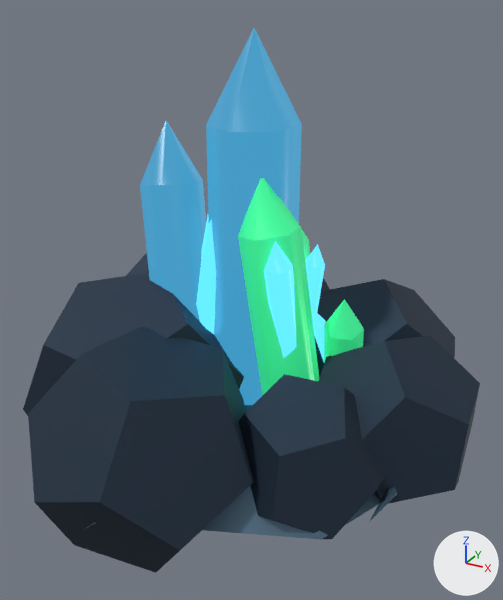
Two versions of the glTF model game/assets/forge/world/crystal_cluster.glb, one commit apart.
Before and after are seen from a 50 mm lens placed at (1.78, -3.27, 3.29), pointed at (0.03, -0.08, 1.69). Arrows for +X, +Y and +Z are at lower right; the lights stay in place. The picture after the commit comes second. Where no turn or scale is listed for an object, it has been applied to the vertices.
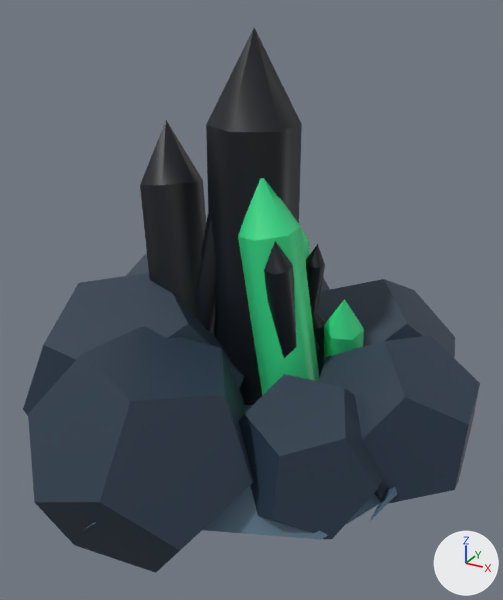
The change, as a diff of the scene's bpy script:
```diff
--- a/game/assets/forge/world/crystal_cluster.glb.py
+++ b/game/assets/forge/world/crystal_cluster.glb.py
@@ mat_material_2 @@
 mat_material_2.roughness = 0.35
-mat_material_2.emission_color = (0.0887, 0.578, 1.0)  # blue #54c8ff
-mat_material_2.emission_strength = 0.55
@@ mat_material_3 @@
 mat_material_3.roughness = 0.35
-mat_material_3.emission_color = (0.0887, 0.578, 1.0)  # blue #54c8ff
-mat_material_3.emission_strength = 1.5
@@ mat_material_4 @@
 mat_material_4.roughness = 0.35
-mat_material_4.emission_color = (0.0382, 0.745, 0.262)  # green #37e08c
-mat_material_4.emission_strength = 0.5
```

Changed parts and their boxes [x1, y1, x2, y2] in the pictures (503 x 600 px):
'Mesh_8', recoloured, surface changed (darker)
    both: [206, 124, 302, 405]
'Mesh_20', recoloured, surface changed (darker)
    both: [140, 180, 206, 321]
'Mesh_14', recoloured, surface changed (darker)
    both: [238, 227, 319, 396]
'Mesh_9', recoloured, surface changed (darker)
    both: [206, 28, 301, 132]
'Mesh_15', recoloured, surface changed
    both: [238, 178, 301, 241]
'Mesh_21', recoloured, surface changed (darker)
    both: [140, 120, 203, 185]
'Mesh_17', recoloured, surface changed (darker)
    both: [264, 265, 297, 358]
'Mesh_23', recoloured, surface changed (darker)
    both: [196, 216, 216, 334]
'Mesh_39', recoloured, surface changed (darker)
    both: [324, 299, 364, 340]
'Mesh_38', recoloured, surface changed (darker)
    both: [324, 326, 364, 363]
'Mesh_29', recoloured, surface changed (darker)
    both: [306, 264, 325, 315]
'Mesh_18', recoloured, surface changed (darker)
    both: [264, 241, 292, 274]
'Mesh_30', recoloured, surface changed (darker)
    both: [306, 244, 325, 268]
'Mesh_41', recoloured, surface changed (darker)
    both: [313, 326, 324, 361]
'Mesh_16', recoloured, surface changed
    both: [295, 241, 314, 381]
'Mesh_42', recoloured, surface changed (darker)
    both: [312, 310, 326, 329]
'Mesh_26', recoloured, surface changed
    both: [303, 240, 310, 264]
'Mesh_27', recoloured, surface changed
    both: [301, 229, 309, 247]
